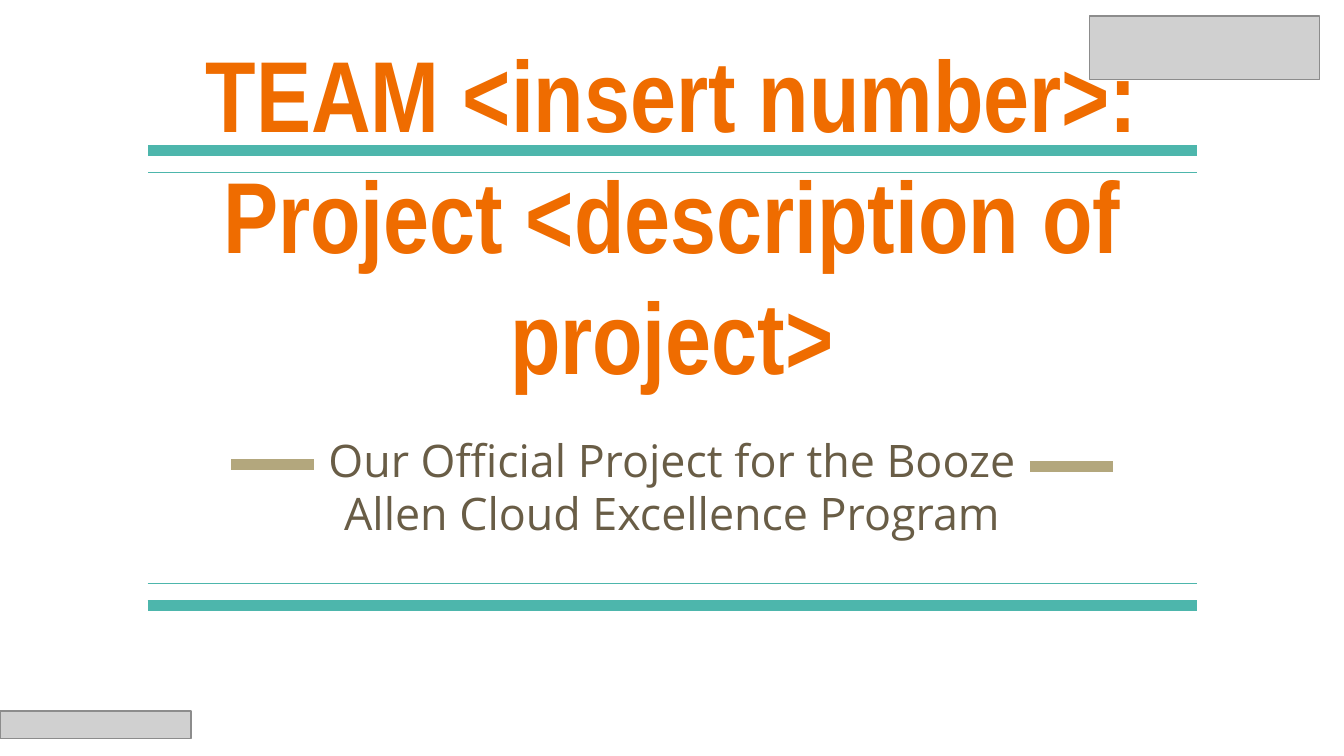
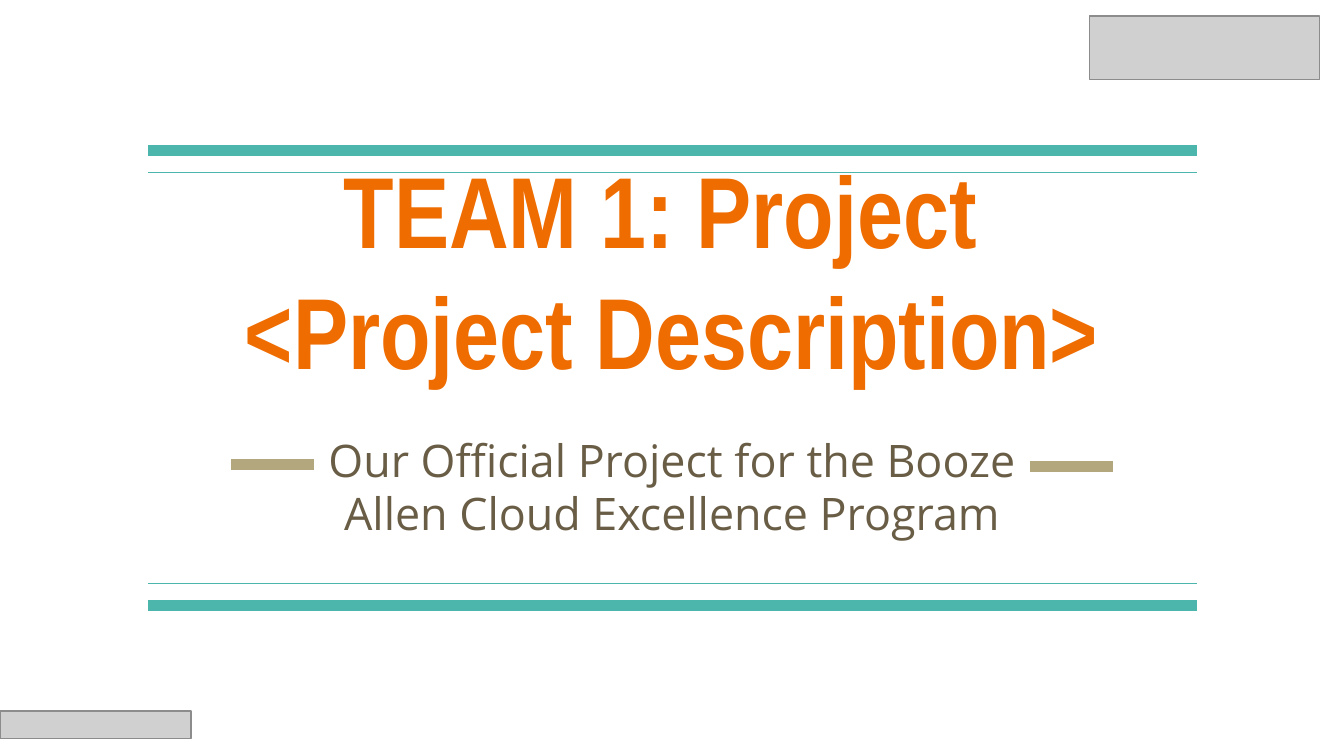
Before and after one commit to kbriggzi/Team1, a slide deck: slide 2 of BAH CE Team Presentation Template.pptx. Drawn at 1344x756 pixels with LibreOffice and Linux fonts; fonts in the diff are those of the drawing; grey boxes stand for pictures. Boxes give left, top, right and bottom in pixels: in the first picture for what was removed or moved away, otherwise in the second. Text is boxed around its words. In the diff, an @@ line names an element or a change of style, - is before the commit and + after.

```diff
--- a/BAH CE Team Presentation Template.pptx
+++ b/BAH CE Team Presentation Template.pptx
@@ title at box(245, 172, 1098, 388): text changed @@
-TEAM <insert number>: Project <description of project>
+TEAM 1: Project
+<Project Description>
```
Also in this commit, not shown: 4 other slides changed, 1 slide added, 1 slide removed.
